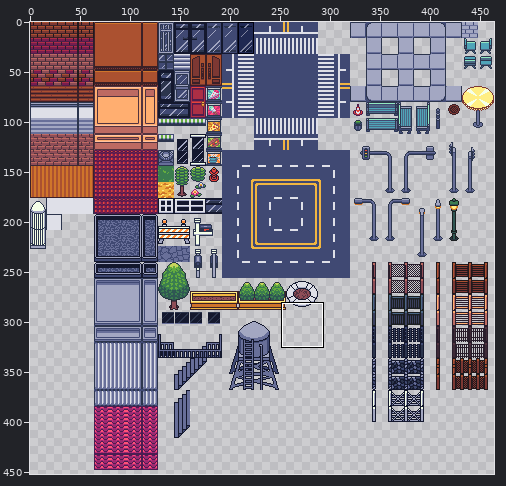
Sprite sheet -- resources/outdoors.png. The picture above shows the old version from afar; the outline marks the close-up.
Close-up. First the earlier version:
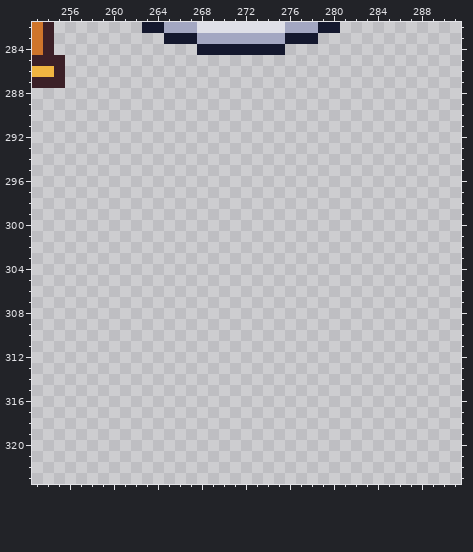
The file is 464x464 pixels. Colours within 5 levels of each other are drawn and written as one. Shown: x 253..291, y 282..323. The wide view leaves out empty margins.
The same view after the edit:
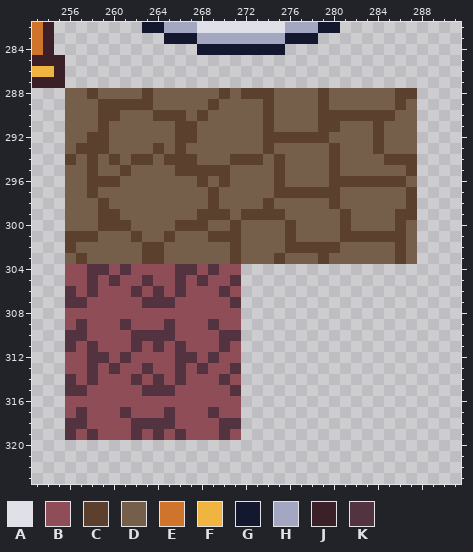
Palette (. is transparent): A #dfe0e8  B #8f4d57  C #5a402d  D #765f4a  E #cf752b  F #f0b541  G #14182e  H #a3a7c2  J #3b2027  K #52333f
Change:
Changed rows in their new state; - is an unchanged pixel.
first column x 256:
288 DDCDDDDCDDDDDDCDCCCDDDDCDDDDDDCC
289 DDDCCCCCDDDDDCDDDDCDDDDCDDDDDDCD
290 DDDCCDDDCCCDCDDDDDCDDDDCCCCCCCDD
291 DDDCDDDDDDCCDDDDDDCDDDDCCDDDCDDD
292 DDCCDDDDDDCCDDDDDDCCCCCCDDDDCDDD
293 DCCCDDDDCDCDDDDDDDCDDDDDCDDDCDDD
294 CDCDCDCCDCCCDDDCCCDCDDDDCDDDDCCC
295 DDCDDCDDDDCCCCCDDDDCDDDDCDDDDDDC
296 DDCCCDDDDDDDCDCDDDDCDDDDCCCCCCCD
297 DDCDDDDDDDDDDCDDDDDCCCCCCDDDDDDC
298 DDDCDDDDDDDDDCDDDDCDDDDDCDDDDDDC
299 DDDCCDDDDDDDCCCDCCCCDDDDDCDDDDCC
300 DDDCCCDDDDCCCDDCDDDDCDDDDCDDDDCD
301 CCCDDDCDDCDDDCCCDDDDCDDDDCCCCCCD
302 CDDDDDDCCDDDDDDCDDDDCCCCCDDDDDCD
303 DCDDDDDCCDDDDDDCDDDCDDDCDDDDDDCD
304 BBKKBKBBBBKKBKBB----------------
305 BBKBKBBKBBKBKBBK----------------
306 KBKBBBKBKBKBBBKB----------------
307 KKBBBBBKKKBBBBBK----------------
308 BBBBBBBBBBBBBBBB----------------
309 BKBBBKBBBKBBBKBB----------------
310 KKBBBBKKKKBBBBKK----------------
311 KBKBBBKBKBKBBBKB----------------
312 BBKKBKBBBBKKBKBB----------------
313 BBKBKBBKBBKBKBBK----------------
314 KBKBBBKBKBKBBBKB----------------
315 KKBBBBBKKKBBBBBK----------------
316 BBBBBBBBBBBBBBBB----------------
317 BKBBBKBBBKBBBKBB----------------
318 KKBBBBKKKKBBBBKK----------------
319 KBKBBBKBKBKBBBKB----------------
Changed places in both close-ups, as pixel boxes (x1, y1, x2, y2):
added: (65, 88, 417, 440)
